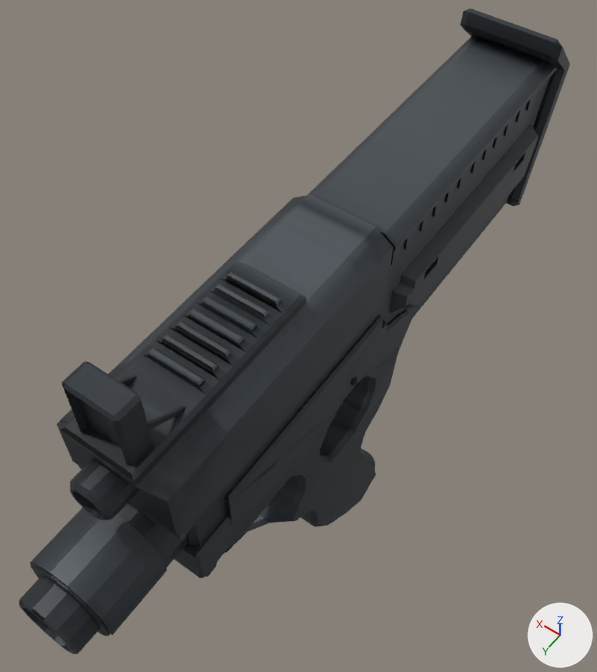
A saved change to the glTF model deathmatch/weapons/cq/smg.glb.
The view is the same before and after, from a 50 mm lens placed at (-0.264, 0.374, 0.763), pointed at (0.039, -0.05, 0.097). Every picture has the same lights, and +X, +Y and +Z are marked at lower right. The older version comes first. Vertices at exactly the same position are counted once.

Names of what the first picture shows: 'smg'.
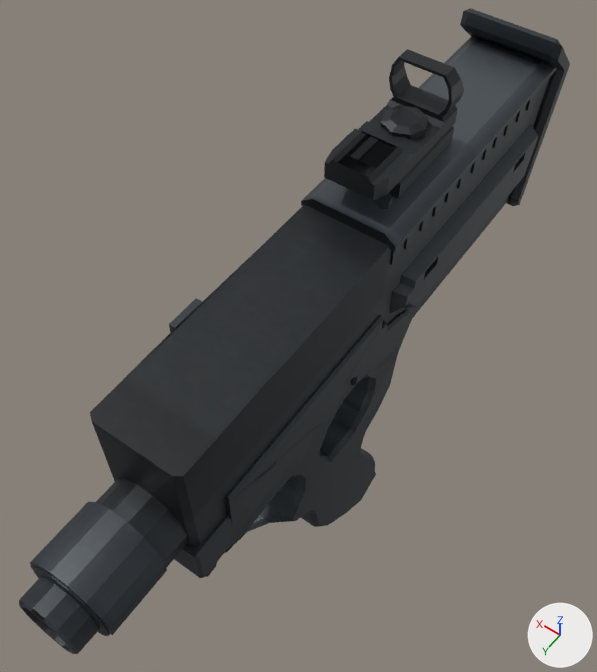
The newer file is also rescaled (x0.7) as a whole; pictures and numbers use the older file's frame.

Changed parts and their boxes (x1, y1, x2, y2) in the pictures (597 x 672 px; the box of a moved part takes in the faces that stretch with it):
part 1 of me_localizedopenwell, added: after (324, 49, 464, 201)
part 2 of me_localizedopenwell, added: after (381, 105, 428, 140)
part 3 of me_localizedopenwell, added: after (360, 165, 393, 209)
part 4 of me_localizedopenwell, deleted: before (57, 195, 393, 540)
part 5 of me_localizedopenwell, moved or reshaped (mostly hidden before): before (506, 151, 526, 160); after (92, 151, 526, 464)

Patch to the scene script:
```diff
--- a/deathmatch/weapons/cq/smg.glb.py
+++ b/deathmatch/weapons/cq/smg.glb.py
@@ me_localizedopenwell @@
 # used by ob_smg; location = (0.0, 0.0, 0.0)
-me_localizedopenwell.from_pydata(...)  # 1346 vertices, 2416 faces; spans x -0.057..0.057, y -0.403..0.317, z -0.204..0.352
+me_localizedopenwell.from_pydata(...)  # 1342 vertices, 2463 faces; spans x -0.057..0.057, y -0.403..0.317, z -0.204..0.362
+# me_localizedopenwell part 1: a new loose piece of 248 vertices spanning x -0.031..0.031, y -0.195..-0.065, z 0.278..0.362, in mat_smg_finish (picture img_smg_tier_atlas)
+# me_localizedopenwell part 2: a new loose piece of 24 vertices spanning x -0.021..0.021, y -0.171..-0.13, z 0.314..0.323, in mat_smg_finish (picture img_smg_tier_atlas)
+# me_localizedopenwell part 3: a new loose piece of 24 vertices spanning x -0.033..0.013, y -0.102..-0.071, z 0.294..0.302, in mat_smg_finish (picture img_smg_tier_atlas)
+# me_localizedopenwell part 4: 6 loose pieces with 275 vertices, spanning x -0.052..0.05, y -0.057..0.251, z 0.208..0.352, are deleted
+# me_localizedopenwell part 5
+# 25 vertices are removed from x -0.024..0.024, y -0.337..-0.232, z 0.1..0.244
+# 48 faces are deleted
+# 48 new faces join them
 me_localizedopenwell.materials.append(mat_smg_finish)
```
